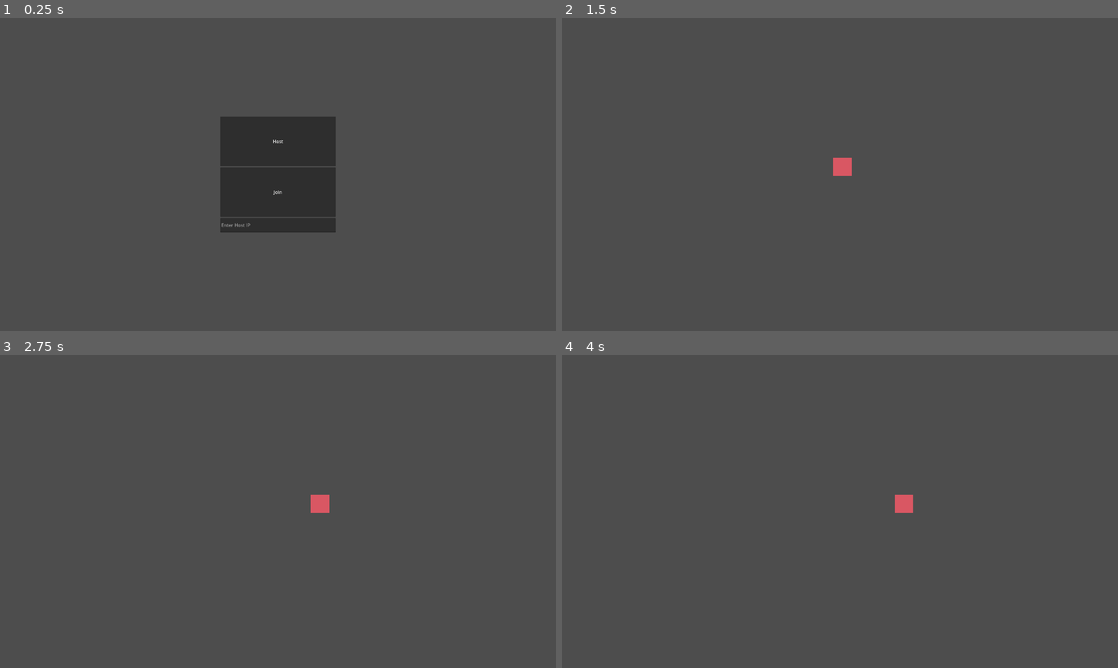
Above: before the commit, frames 1-4 (two rows, left to right).
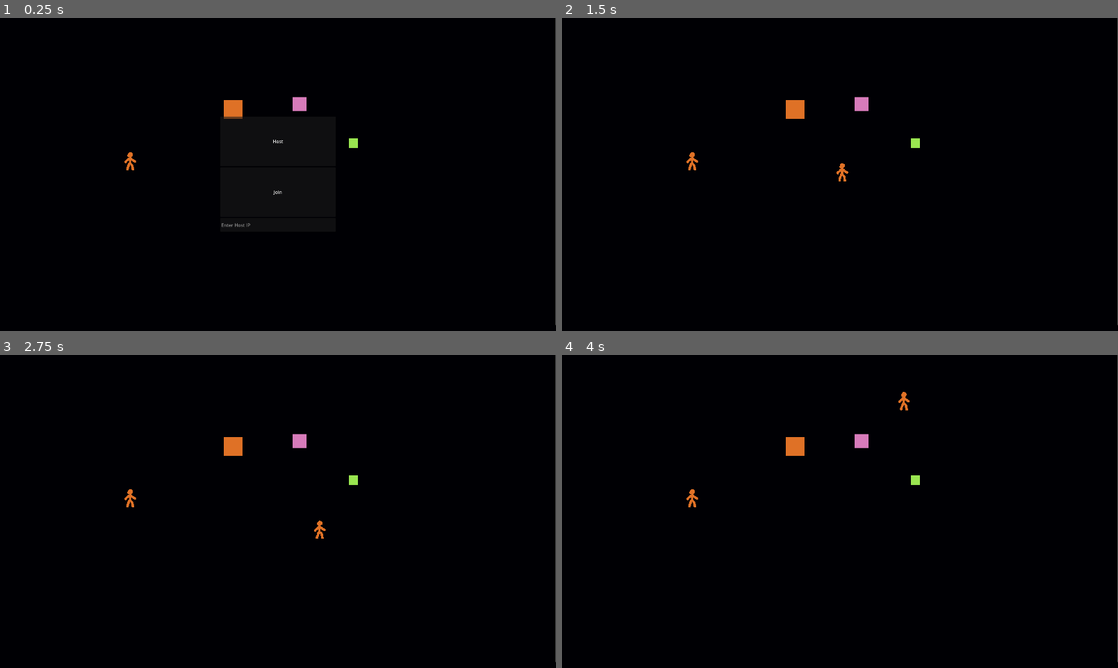
Above: after the commit, the same moments.

Repository: jake6724/swap_coop
Game: Godot game, scene res://scenes/Main.tscn
The game is run twice, just before and just after one commit, with the same random seed, the same clock (stepped at 60 frames per second) and the same inputs.
Inputs (mouse positions are in pixels of both pictures, inside the frame that each line leads up to):
- Up to frame 1 (0.25 s): no input
- Up to frame 2 (1.5 s): click (840, 224) at 0.52 s; type "12" at 0.6 s; click "Host" at 1.25 s
- Up to frame 3 (2.75 s): hold D (move_right) from 2.03 s (still down); tap Space (jump, bound only after the commit) at 2.1, 2.27, 2.57 s
- Up to frame 4 (4 s): tap Space (jump, bound only after the commit) at 2.85, 3.02, 3.32, 3.6 s; release D (move_right) at 3.53 s; hold A (move_left) from 3.53 s (still down)

The runs differ from the first frame. In frame 1, 100% of the frame differs, in the area x 0-100%, y 0-100%; in frame 2, 100%; in frame 3, 100%; in frame 4, 100%.

Commit message:
Continue multiplayer work. Sprite testing

Diff:
--- a/project.godot
+++ b/project.godot
@@ -24,7 +24,12 @@
 
 window/size/viewport_width=1920
 window/size/viewport_height=1080
+window/size/mode=4
+window/size/window_width_override=1920
+window/size/window_height_override=1080
 window/stretch/mode="viewport"
+window/stretch/scale_mode="integer"
+window/dpi/allow_hidpi=false
 
 [input]
 
@@ -48,3 +53,8 @@
 "events": [Object(InputEventKey,"resource_local_to_scene":false,"resource_name":"","device":-1,"window_id":0,"alt_press …(192 unchanged characters)…
 ]
 }
+jump={
+"deadzone": 0.2,
+"events": [Object(InputEventKey,"resource_local_to_scene":false,"resource_name":"","device":-1,"window_id":0,"alt_pressed":false,"shift_pressed":false,"ctrl_pressed":false,"meta_pressed":false,"pressed":false,"keycode":0,"physical_keycode":32,"key_label":0,"unicode":32,"location":0,"echo":false,"script":null)
+]
+}
--- /dev/null
+++ b/scenes/Arena.tscn
@@ -0,0 +1,19 @@
+[gd_scene load_steps=3 format=3 uid="uid://wtsdb3i2c476"]
+
+[ext_resource type="Texture2D" uid="uid://bjiiglbrj445w" path="res://assets/floor.png" id="1_5ftpa"]
+
+[sub_resource type="RectangleShape2D" id="RectangleShape2D_rarb2"]
+size = Vector2(200, 9.7)
+
+[node name="Arena" type="Node2D"]
+
+[node name="Floor" type="StaticBody2D" parent="."]
+scale = Vector2(34.3362, 9.67046)
+
+[node name="CollisionShape2D" type="CollisionShape2D" parent="Floor"]
+scale = Vector2(1, 0.994839)
+shape = SubResource("RectangleShape2D_rarb2")
+
+[node name="Sprite2D" type="Sprite2D" parent="Floor/CollisionShape2D"]
+scale = Vector2(0.104, 0.009)
+texture = ExtResource("1_5ftpa")
--- a/scenes/Fighter.tscn
+++ b/scenes/Fighter.tscn
@@ -1,13 +1,19 @@
 [gd_scene load_steps=7 format=3 uid="uid://b8idrlblbxcxq"]
 
-[ext_resource type="Texture2D" uid="uid://2lbn3fpxs7h0" path="res://assets/fighter_temp.png" id="1_5kbbp"]
 [ext_resource type="Script" uid="uid://f35i11w8l8ck" path="res://scripts/fighter.gd" id="2_qf0i6"]
 [ext_resource type="Script" uid="uid://4dcajp53mign" path="res://scripts/multiplayer_input.gd" id="2_un5nr"]
+[ext_resource type="Texture2D" uid="uid://25qfrjo8dvvq" path="res://assets/place_holder_64.png" id="3_un5nr"]
 
 [sub_resource type="SceneReplicationConfig" id="SceneReplicationConfig_un5nr"]
 properties/0/path = NodePath(".:fighter_id")
 properties/0/spawn = true
 properties/0/replication_mode = 1
+properties/1/path = NodePath(".:position")
+properties/1/spawn = true
+properties/1/replication_mode = 1
+properties/2/path = NodePath(".:do_jump")
+properties/2/spawn = true
+properties/2/replication_mode = 1
 
 [sub_resource type="SceneReplicationConfig" id="SceneReplicationConfig_stky8"]
 properties/0/path = NodePath("InputSynchronizer:input_direction")
@@ -25,11 +31,13 @@
 replication_config = SubResource("SceneReplicationConfig_un5nr")
 
 [node name="InputSynchronizer" type="MultiplayerSynchronizer" parent="."]
+unique_name_in_owner = true
 replication_config = SubResource("SceneReplicationConfig_stky8")
 script = ExtResource("2_un5nr")
 
 [node name="Sprite2D" type="Sprite2D" parent="."]
-texture = ExtResource("1_5kbbp")
+texture_filter = 1
+texture = ExtResource("3_un5nr")
 
 [node name="CollisionShape2D" type="CollisionShape2D" parent="."]
 shape = SubResource("CapsuleShape2D_qf0i6")
--- a/scenes/Main.tscn
+++ b/scenes/Main.tscn
@@ -1,14 +1,32 @@
-[gd_scene load_steps=3 format=3 uid="uid://iu2ewhbmxbor"]
+[gd_scene load_steps=10 format=3 uid="uid://iu2ewhbmxbor"]
 
+[ext_resource type="Script" uid="uid://cjjcl2emej1hm" path="res://scripts/main.gd" id="1_rarhs"]
 [ext_resource type="PackedScene" uid="uid://b6onryltdkc5y" path="res://scenes/MultiplayerMenu.tscn" id="1_rvslj"]
 [ext_resource type="Script" uid="uid://yjw1ci4sxu5q" path="res://scripts/game_manager.gd" id="2_0bbpv"]
+[ext_resource type="PackedScene" uid="uid://wtsdb3i2c476" path="res://scenes/Arena.tscn" id="3_0bbpv"]
+[ext_resource type="Texture2D" uid="uid://c2n6h4yjbs42n" path="res://assets/background.png" id="4_q8u5g"]
+[ext_resource type="PackedScene" uid="uid://deaiqm1uvalkc" path="res://scenes/Placeholders/Placeholder64.tscn" id="5_vcsgt"]
+[ext_resource type="PackedScene" uid="uid://btton1uy0saaw" path="res://scenes/Placeholders/Placeholder.tscn" id="6_jlsqs"]
+[ext_resource type="PackedScene" uid="uid://tdmislgjkg3n" path="res://scenes/Placeholders/Placeholder2.tscn" id="7_q8u5g"]
+[ext_resource type="PackedScene" uid="uid://cj5jbwxdtkljo" path="res://scenes/Placeholders/Placeholder3.tscn" id="8_lhr70"]
 
 [node name="Main" type="Node2D"]
+script = ExtResource("1_rarhs")
 
 [node name="GameManager" type="Node" parent="." node_paths=PackedStringArray("multiplayer_menu")]
 script = ExtResource("2_0bbpv")
 multiplayer_menu = NodePath("../CanvasLayer/MultiplayerMenu")
 metadata/_custom_type_script = "uid://yjw1ci4sxu5q"
+
+[node name="TextureRect" type="TextureRect" parent="."]
+z_index = -999
+z_as_relative = false
+offset_left = -2.0
+offset_top = -2.0
+offset_right = 1918.0
+offset_bottom = 1078.0
+mouse_filter = 2
+texture = ExtResource("4_q8u5g")
 
 [node name="CanvasLayer" type="CanvasLayer" parent="."]
 
@@ -21,3 +39,18 @@
 
 [node name="FighterParent" type="Node2D" parent="."]
 position = Vector2(968, 514)
+
+[node name="Arena" parent="." instance=ExtResource("3_0bbpv")]
+position = Vector2(995, 1106)
+
+[node name="Placeholder64" parent="." instance=ExtResource("5_vcsgt")]
+position = Vector2(450, 494)
+
+[node name="Placeholder3" parent="." instance=ExtResource("8_lhr70")]
+position = Vector2(1035, 297)
+
+[node name="Placeholder2" parent="." instance=ExtResource("7_q8u5g")]
+position = Vector2(1220, 432)
+
+[node name="Placeholder" parent="." instance=ExtResource("6_jlsqs")]
+position = Vector2(805, 316)
--- /dev/null
+++ b/scenes/Placeholders/Placeholder.tscn
@@ -0,0 +1,6 @@
+[gd_scene load_steps=2 format=3 uid="uid://btton1uy0saaw"]
+
+[ext_resource type="Texture2D" uid="uid://cnb7wu5darrc3" path="res://assets/place_holder_1.png" id="1_vrk2s"]
+
+[node name="Placeholder" type="Sprite2D"]
+texture = ExtResource("1_vrk2s")
--- /dev/null
+++ b/scenes/Placeholders/Placeholder2.tscn
@@ -0,0 +1,6 @@
+[gd_scene load_steps=2 format=3 uid="uid://tdmislgjkg3n"]
+
+[ext_resource type="Texture2D" uid="uid://b4bwjd8sa83iq" path="res://assets/place_holder_2.png" id="1_joo60"]
+
+[node name="Placeholder2" type="Sprite2D"]
+texture = ExtResource("1_joo60")
--- /dev/null
+++ b/scenes/Placeholders/Placeholder3.tscn
@@ -0,0 +1,6 @@
+[gd_scene load_steps=2 format=3 uid="uid://cj5jbwxdtkljo"]
+
+[ext_resource type="Texture2D" uid="uid://dwcef6ggn5pp3" path="res://assets/place_holder_3.png" id="1_pxy1r"]
+
+[node name="Placeholder3" type="Sprite2D"]
+texture = ExtResource("1_pxy1r")
--- /dev/null
+++ b/scenes/Placeholders/Placeholder64.tscn
@@ -0,0 +1,7 @@
+[gd_scene load_steps=2 format=3 uid="uid://deaiqm1uvalkc"]
+
+[ext_resource type="Texture2D" uid="uid://25qfrjo8dvvq" path="res://assets/place_holder_64.png" id="1_mev3v"]
+
+[node name="Placeholder64" type="Sprite2D"]
+texture_filter = 1
+texture = ExtResource("1_mev3v")
--- a/scripts/fighter.gd
+++ b/scripts/fighter.gd
@@ -1,19 +1,29 @@
 class_name Fighter
 extends CharacterBody2D
 
-@export var fighter_id: int # MUST be set by the multiplayer manager (order of this might need to change)
+@export var fighter_id :=1:
+	set(id):
+		fighter_id = id
+		%InputSynchronizer.set_multiplayer_authority(id) # Give client authority over InputSynchronizer
 
-@onready var input_sychronizer: MultiplayerSynchronizer = $InputSynchronizer
+# Replicated vars
+@export var do_jump: bool = false
+@export var direction: float
 
-var direction: float
-var speed: float = 200
+var gravity: float = ProjectSettings.get_setting("physics/2d/default_gravity")
+var speed: float = 200.0
+var jump_velocity: float = 500.0
 
 func _ready():
-	input_sychronizer.set_multiplayer_authority(fighter_id)
+	pass
 
 func apply_movement_from_input(delta):
-	direction = input_sychronizer.input_direction
-	print(direction)
+	# Apply gravity
+	if not is_on_floor():
+		velocity.y += gravity * delta # Change this to have a max later
+
+	# Set x-axis velocity
+	direction = %InputSynchronizer.input_direction
 	if direction > 0.0:
 		velocity.x = speed
 	elif direction < 0.0:
@@ -21,6 +31,12 @@
 	else:
 		velocity.x = move_toward(velocity.x, 0, speed)
 
+	# Jump
+	# if do_jump and is_on_floor():
+	if do_jump:
+		velocity.y = -jump_velocity
+		do_jump = false
+
 	move_and_slide()
 
 func _physics_process(delta):
--- /dev/null
+++ b/scripts/main.gd
@@ -0,0 +1,5 @@
+extends Node2D
+
+
+func _ready():
+	print(get_viewport().get_visible_rect().size)
--- a/scripts/multiplayer_input.gd
+++ b/scripts/multiplayer_input.gd
@@ -1,5 +1,6 @@
 extends MultiplayerSynchronizer
 
+@onready var player = $".." # The parent of InputSynchronizer, either Fighter or Mage
 var input_direction: float
 
 func _ready():
@@ -10,8 +11,16 @@
 
 	input_direction = Input.get_axis("move_left", "move_right")
 
-func _physics_process(delta):
+func _physics_process(_delta):
+	# input_direction is replicated by InpuTSynchronizer so that Host can access
 	input_direction = Input.get_axis("move_left", "move_right")
 
-func _process(delta):
-	pass
+func _process(_delta):
+	if Input.is_action_just_pressed("jump"):
+		jump.rpc() # Changes made by host will be sent to clients as well
+
+## This will call on host and client; we only want the host to make updates
+@rpc("call_local")
+func jump():
+	if multiplayer.is_server():
+		player.do_jump = true
--- a/scripts/multiplayer_manager.gd
+++ b/scripts/multiplayer_manager.gd
@@ -15,7 +15,6 @@
 	server_peer.create_server(server_port)
 	multiplayer.multiplayer_peer = server_peer
 	Logger.log("Host server created")
-	# spawn_player()
 
 	# Signals
 	multiplayer.peer_connected.connect(spawn_player)
@@ -29,16 +28,16 @@
 	client_peer.create_client(server_ip, server_port)
 	multiplayer.multiplayer_peer = client_peer # IMPORTANT
 	Logger.log("Joined as player 2 client")
-	# spawn_player()
 	return 0
 
+## This function should be connected to 'multiplayer.peer_connected's callback so as clients are added, players
+## are spawned. Host must call this manually, as multiplayer.peer_connected will not trigger for server creation.
 func spawn_player(id: int):
 	var new_fighter = fighter_scene.instantiate()
 	new_fighter.fighter_id = id
 	new_fighter.name = str(id)
-	fighter_parent.add_child(new_fighter)
+	fighter_parent.add_child(new_fighter, true)
 	Logger.log("New fighter spwaned")
-
 
 func set_server_ip(new_ip):
 	server_ip = new_ip
Binary file added: assets/background.png
Not shown, added: assets/background.png.import
Binary file added: assets/floor.png
Not shown, added: assets/floor.png.import
Binary file added: assets/place_holder_1.png
Not shown, added: assets/place_holder_1.png.import
Binary file added: assets/place_holder_2.png
Not shown, added: assets/place_holder_2.png.import
Binary file added: assets/place_holder_3.png
Not shown, added: assets/place_holder_3.png.import
Binary file added: assets/place_holder_64.aseprite
Binary file added: assets/place_holder_64.png
(and 2 more such lines)
